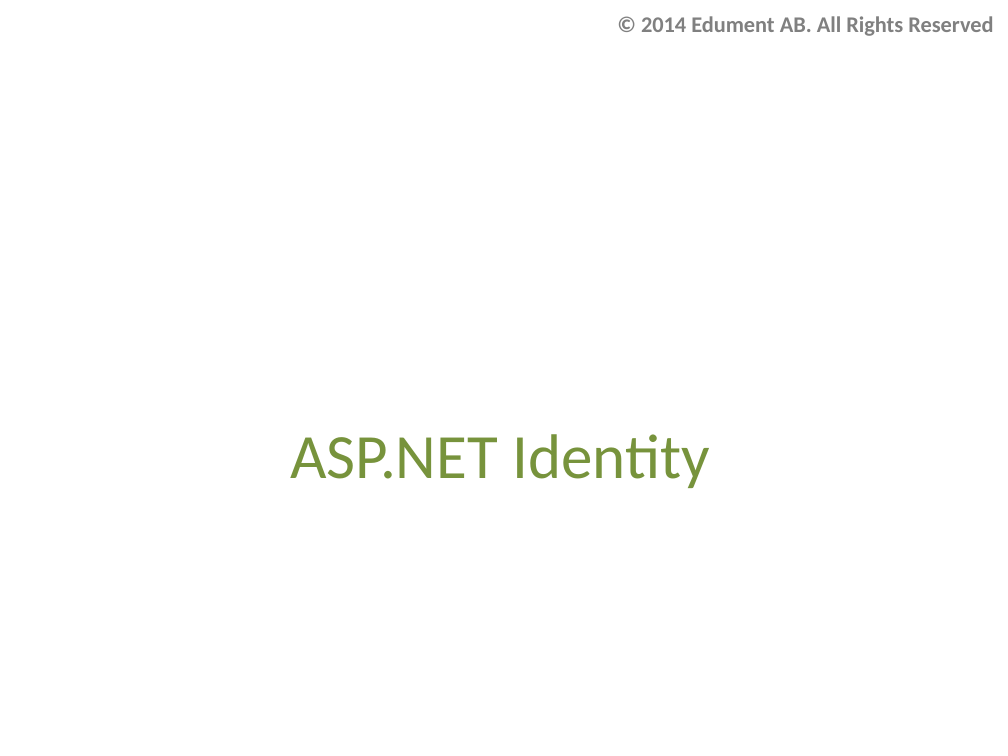
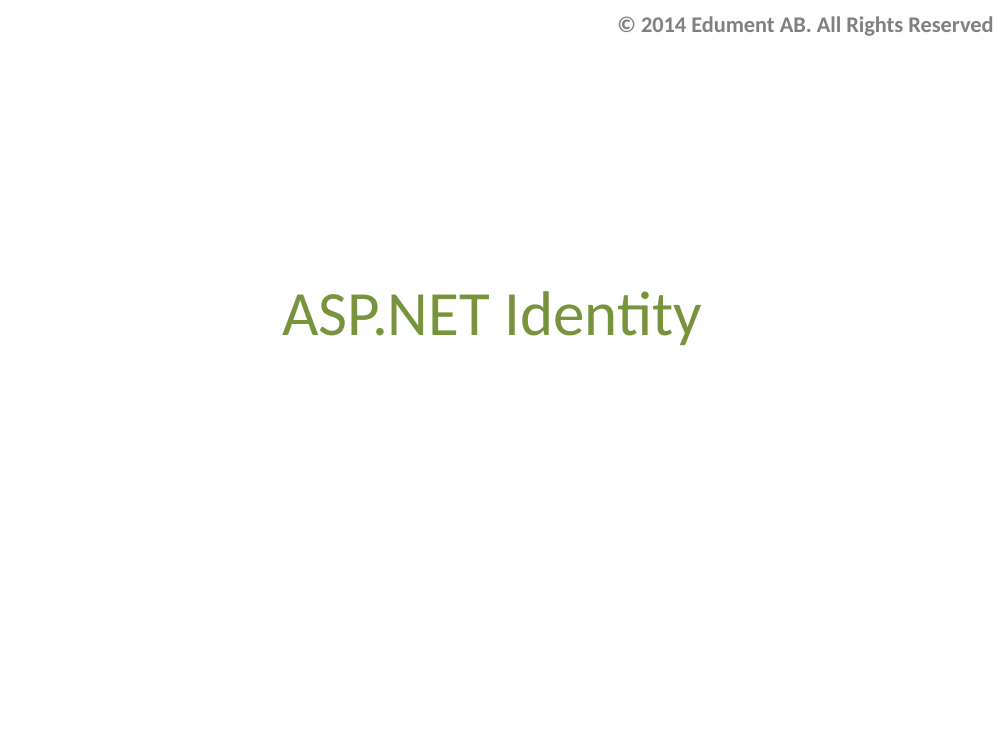
Before and after one commit to AndreasElffors/IdentityTemplate, a slide deck: slide 1 of Documents/Identity-Introduction.pptx. Drawn at 1008x756 pixels with LibreOffice and Linux fonts; fonts in the diff are those of the drawing; background and template pictures are left out. Boxes give left, top, right and bottom in pixels: in the first picture for what was removed or moved away, otherwise in the second. Text is boxed around its words. In the diff, an @@ line names an element or a change of style, - is before the commit and + after.

```diff
--- a/Documents/Identity-Introduction.pptx
+++ b/Documents/Identity-Introduction.pptx
@@ title "ASP.NET Identity": place and size @@
-title "ASP.NET Identity" at <box>290,434,709,488</box>
+title "ASP.NET Identity" at <box>282,291,701,345</box>
```
Also in this commit, not shown: 7 other slides changed, 6 slides added, 1 slide removed.
